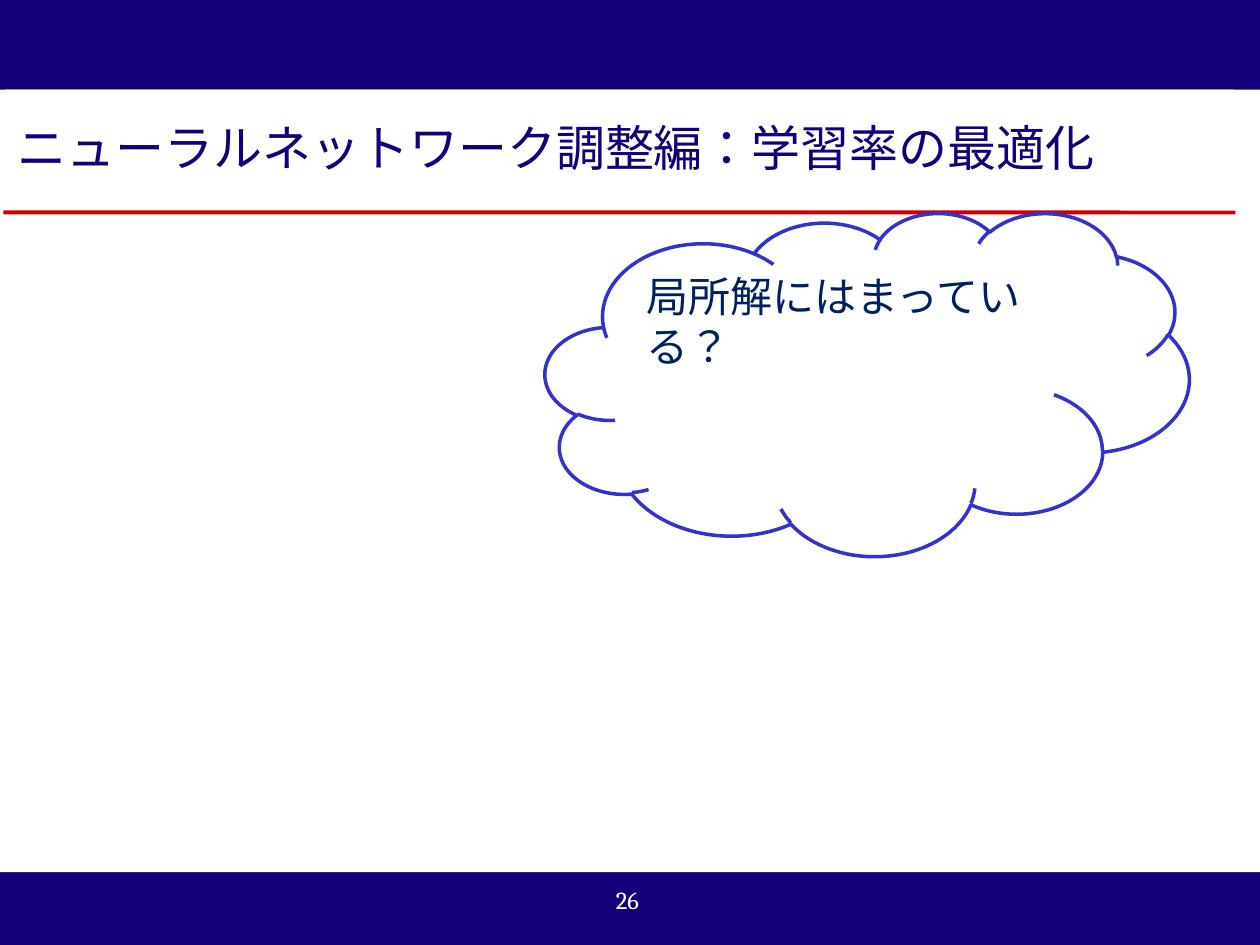
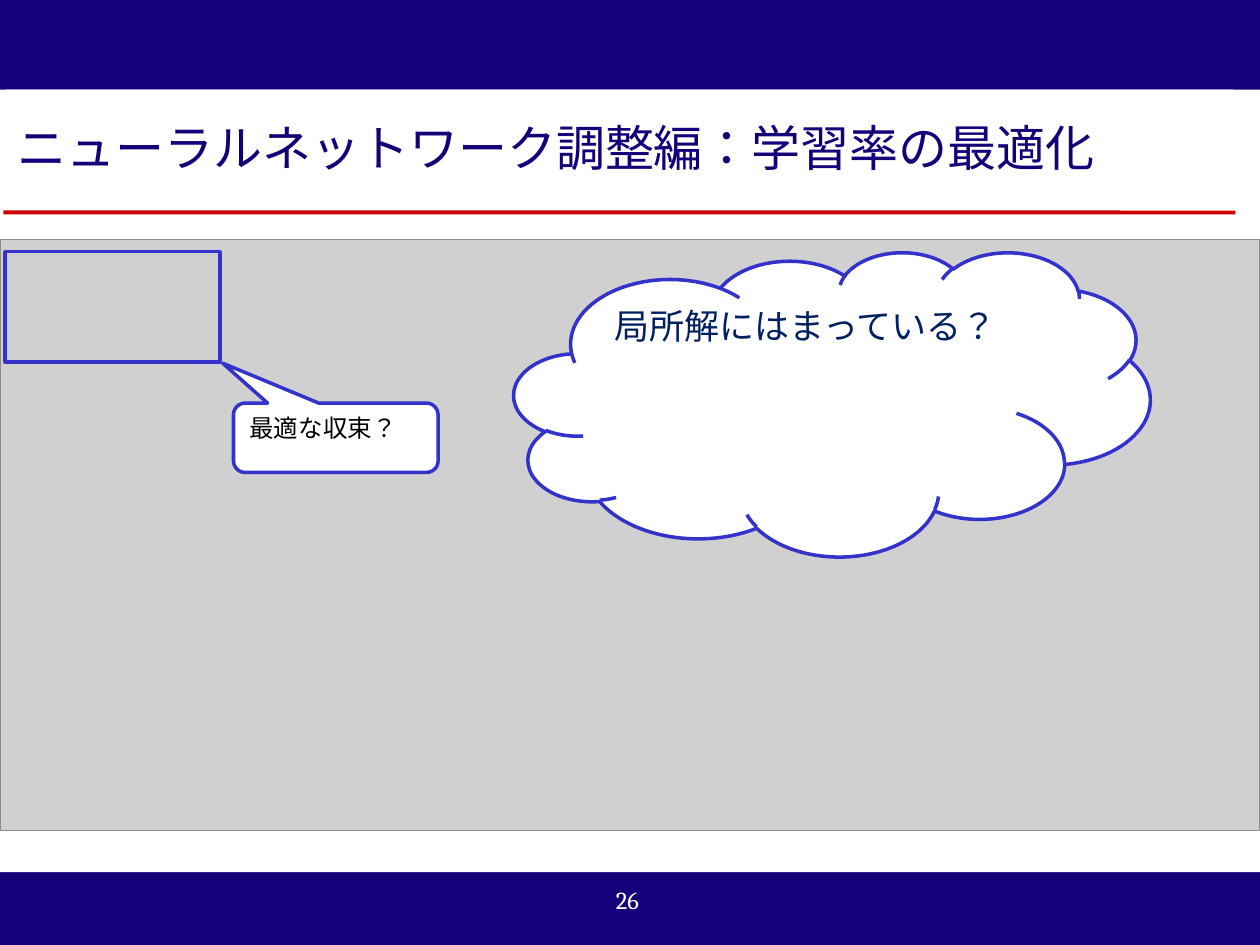
Before and after one commit to reversi-ir/ai-program, a slide deck: slide 26 of reversi-ai/result/オセロAI_技術アカデミー用説明資料.pptx. Drawn at 1260x945 pixels with LibreOffice and Linux fonts; fonts in the diff are those of the drawing; grey boxes stand for pictures; background and template pictures are left out. Boxes give left, top, right and bottom in pixels: in the first picture for what was removed or moved away, otherwise in the second. Text is boxed around its words. In the diff, an @@ line names an element or a change of style, - is before the commit and + after.

```diff
--- a/reversi-ai/result/オセロAI_技術アカデミー用説明資料.pptx
+++ b/reversi-ai/result/オセロAI_技術アカデミー用説明資料.pptx
@@ picture added at (0, 239, 1260, 830) @@
@@ rectangle added at (5, 252, 220, 363), outline #3333CC 2 pt @@
@@ cloud "局所解にはまっている？": place and size @@
-cloud "局所解にはまっている？" at (546, 213, 1189, 556)
+cloud "局所解にはまっている？" at (514, 252, 1150, 556)
@@ cloud "局所解にはまっている？" at (514, 252, 1150, 556): size 24 to 20 pt @@
@@ rounded speech box added at (233, 403, 437, 472), fill #FFFFFF, outline #3333CC 2 pt, 14 pt, text #000000 @@
+最適な収束？
```
Also in this commit, not shown: 2 other slides changed, 3 slides added, 1 slide removed, 19 other files.
